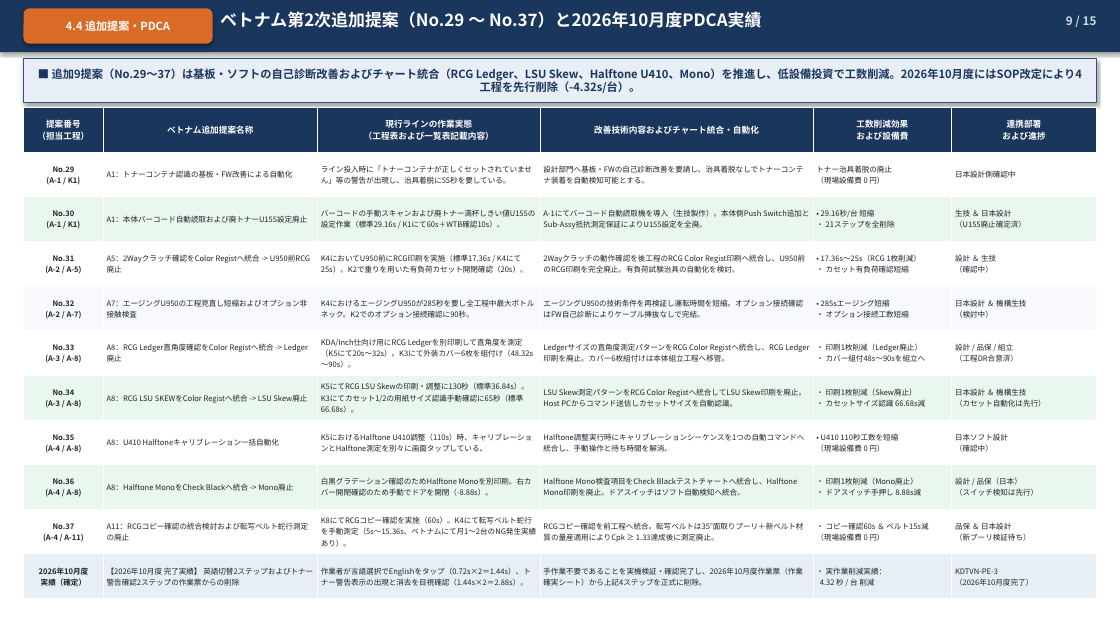
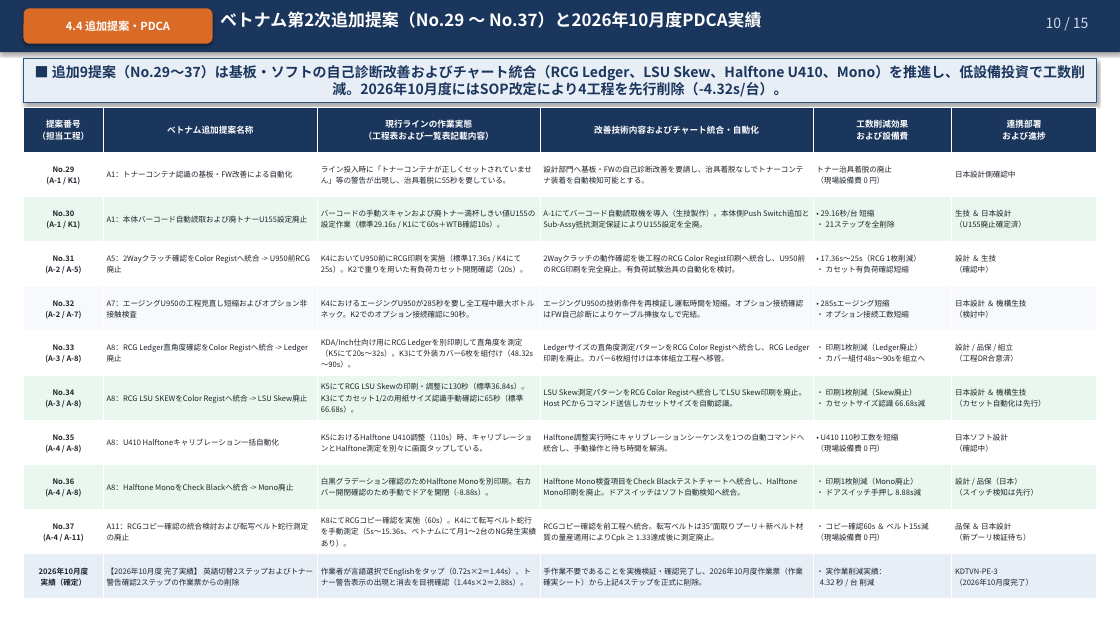
Before and after one commit to Nakazasen/bao_cao_dc_EXPIris, a slide deck: slide 10 of IrisEXP_VN改善提案報告_JP.pptx (slide 9 before the commit). Drawn at 1120x630 pixels with LibreOffice and Linux fonts; fonts in the diff are those of the drawing. Boxes give left, top, right and bottom in pixels: in the first picture for what was removed or moved away, otherwise in the second. Text is boxed around its words. In the diff, an @@ line names an element or a change of style, - is before the commit and + after.

```diff
--- a/IrisEXP_VN改善提案報告_JP.pptx
+++ b/IrisEXP_VN改善提案報告_JP.pptx
@@ text at [1046, 17, 1089, 28]: text changed; size 10 to 12 pt; bold off @@
-9 / 15
+10 / 15
@@ rectangle "■ 追加9提案（No.29～37）は基板・ソフトの自己診断改善およびチャート統合（RCG Ledger、LSU Skew ..." at [24, 59, 1096, 103]: size 9.6 to 12 pt @@
```
Also in this commit, not shown: 13 other slides changed, 2 other files.
